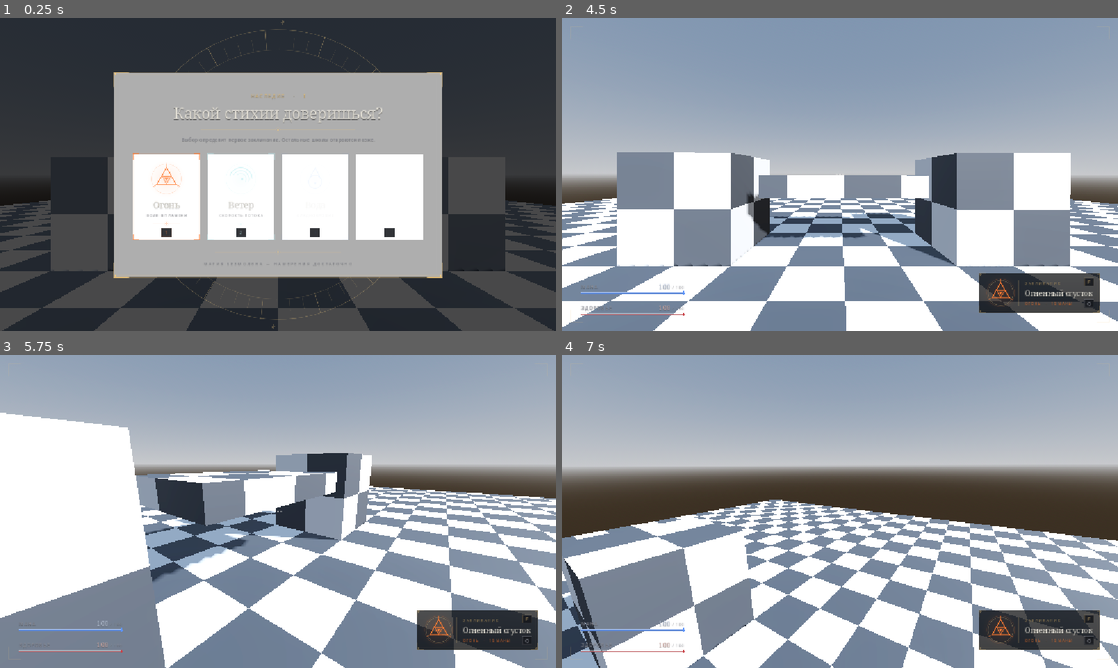
Above: before the commit, frames 1-4 (two rows, left to right).
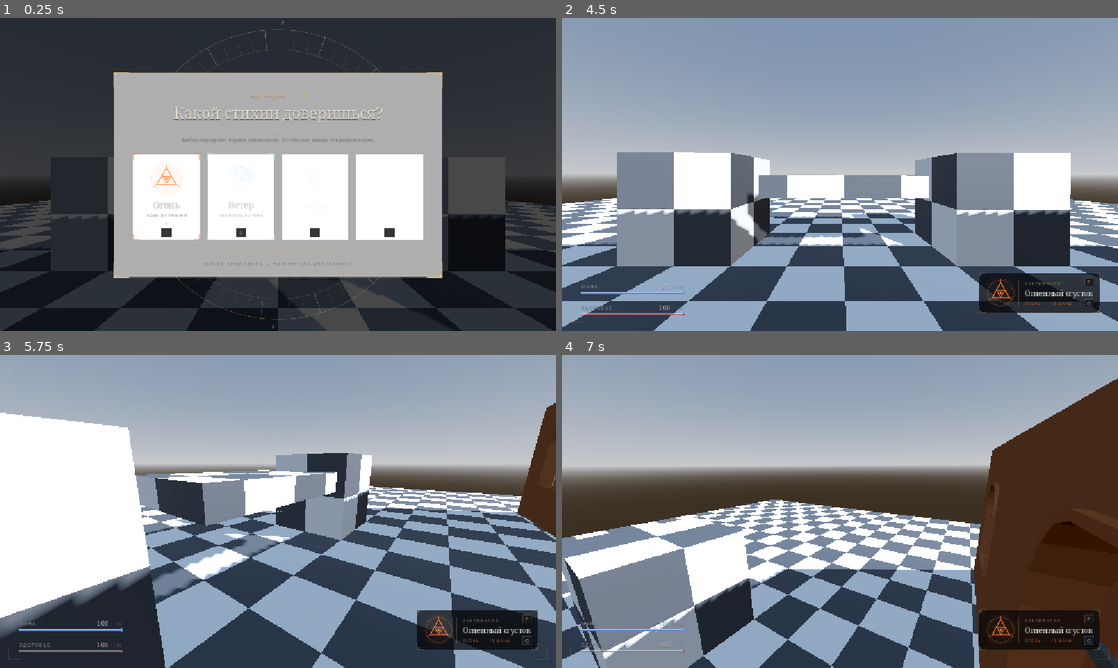
Above: after the commit, the same moments.

Repository: Tunwell1/test-game
Game: Godot game, scene res://main.tscn
Two runs of this game, one before a commit and one after it. Both use one fixed random seed, a clock stepped at 60 frames per second and the inputs below.
Inputs (mouse positions are in pixels of both pictures, inside the frame that each line leads up to):
- Up to frame 1 (0.25 s): no input
- Up to frame 2 (4.5 s): tap Enter at 0.5 s; move the mouse to (962, 158) at 0.52 s; hold D (move_right) 0.53-1.28 s; tap E (interact) at 0.6, 1.55, 2.3, 2.85, 3.8 s; click (962, 158) at 0.67 s; tap Space (jump) at 0.77, 1.52, 3.02, 3.5, 3.77 s; move the mouse to (728, 190) at 1.27 s; hold S (move_back) 1.28-2.03 s; tap F (cast_spell) at 1.35 s; move the mouse to (895, 105) at 2.02 s; hold D (move_right) 2.03-2.78 s; hold Ctrl (crouch) 2.03-2.78 s; move the mouse to (812, 237) at 2.77 s; hold W (move_forward) 2.78-3.53 s; click (812, 237) at 2.92 s; move the mouse to (1006, 221) at 3.52 s; hold A (move_left) from 3.53 s (still down); tap Q (next_spell) at 3.6 s; tap Escape (ui_cancel) at 4.15 s; move the mouse to (673, 127) at 4.27 s; tap 1 (pick_school_1) at 4.35 s
- Up to frame 3 (5.75 s): tap Space (jump) at 4.52 s; tap E (interact) at 4.55, 5.3 s; move the mouse to (283, 511) at 5.02 s; release A (move_left) at 5.03 s; hold W (move_forward) from 5.03 s (still down); tap 2 (pick_school_2) at 5.1 s; click (283, 511) at 5.17 s
- Up to frame 4 (7 s): move the mouse to (817, 505) at 5.77 s; release W (move_forward) at 5.78 s; hold D (move_right) 5.78-6.53 s; tap 3 (pick_school_3) at 5.85 s; tap Space (jump) at 6.02, 6.77 s; tap E (interact) at 6.05, 6.8 s; move the mouse to (867, 511) at 6.52 s; hold W (move_forward) from 6.53 s (still down); tap 4 (pick_school_4) at 6.6 s

The runs differ from the first frame. In frame 1, 12% of the frame differs, in the area x 0-100%, y 63-100%; in frame 2, 30%; in frame 3, 37%, in the area x 0-100%, y 15-100%; in frame 4, 34%.

Commit message:
Add wall collisions and interactive door

Diff:
--- /dev/null
+++ b/Models/Wall_and_two_windows_with_collision.tscn
@@ -0,0 +1,9 @@
+[gd_scene load_steps=3 format=3]
+
+[ext_resource type="PackedScene" path="res://Models/Wall_and_two_windows.glb" id="1_model"]
+[ext_resource type="Script" path="res://Models/static_mesh_collision.gd" id="2_collision"]
+
+[node name="WallAndTwoWindows" type="StaticBody3D"]
+script = ExtResource("2_collision")
+
+[node name="ImportedModel" parent="." instance=ExtResource("1_model")]
--- /dev/null
+++ b/Models/Wall_and_window_with_collision.tscn
@@ -0,0 +1,9 @@
+[gd_scene load_steps=2 format=3]
+
+[ext_resource type="PackedScene" path="res://Models/Wall_and_widnow.glb" id="1_model"]
+[ext_resource type="Script" path="res://Models/static_mesh_collision.gd" id="2_collision"]
+
+[node name="WallAndWindow" type="StaticBody3D"]
+script = ExtResource("2_collision")
+
+[node name="ImportedModel" parent="." instance=ExtResource("1_model")]
--- /dev/null
+++ b/Models/Wall_door_with_collision.tscn
@@ -0,0 +1,17 @@
+[gd_scene load_steps=4 format=3]
+
+[ext_resource type="PackedScene" path="res://Models/Wall_door.glb" id="1_model"]
+[ext_resource type="Script" path="res://Models/static_mesh_collision.gd" id="2_collision"]
+[ext_resource type="Script" path="res://Models/door_controller.gd" id="3_door"]
+
+[node name="WallDoor" type="StaticBody3D"]
+# Physical wall only; it is deliberately not on the player's interact-ray layer.
+collision_layer = 1
+script = ExtResource("2_collision")
+
+[node name="ImportedModel" parent="." instance=ExtResource("1_model")]
+
+[node name="Door" type="AnimatableBody3D" parent="."]
+# Dedicated layer 3: the interaction ray can target the leaf, not the wall.
+collision_layer = 4
+script = ExtResource("3_door")
--- a/Models/Wall_with_collision.tscn
+++ b/Models/Wall_with_collision.tscn
@@ -3,7 +3,7 @@
 [ext_resource type="PackedScene" path="res://Models/Wall.glb" id="1_model"]
 
 [sub_resource type="BoxShape3D" id="BoxShape3D_wall"]
-size = Vector3(6, 5.6, 0.8)
+size = Vector3(6.8, 6.0, 1.2)
 
 [node name="Wall" type="StaticBody3D"]
 
--- /dev/null
+++ b/Models/door_controller.gd
@@ -0,0 +1,111 @@
+extends AnimatableBody3D
+
+@export_range(0.0, 180.0, 1.0) var open_angle_degrees: float = 100.0
+@export var open_duration: float = 0.7
+## Change to 1.0 if the leaf should swing to the opposite side.
+@export var open_direction: float = -1.0
+## glTF node identity for the moving leaf.
+@export_range(0, 20, 1) var door_mesh_index: int = 2
+
+var _is_open: bool = false
+var _motion: Tween
+var _door_mesh: MeshInstance3D
+var _initialized: bool = false
+var _closed_rotation: Vector3
+
+
+func _ready() -> void:
+	# Enforce the interaction layer even if a parent scene overrides it.
+	collision_layer = 4
+	collision_mask = 0
+	call_deferred("_setup_door")
+
+
+func _setup_door() -> void:
+	if _initialized:
+		return
+	# This body is an interaction target, not part of the static wall collision.
+	collision_layer = 4
+	collision_mask = 0
+	var imported_model: Node = get_parent().get_node_or_null("ImportedModel")
+	if imported_model == null:
+		push_warning("Door controller: ImportedModel was not found.")
+		return
+
+	var meshes: Array[MeshInstance3D] = []
+	_collect_meshes(imported_model, meshes)
+	if meshes.is_empty():
+		push_warning("Door controller: ImportedModel contains no MeshInstance3D nodes.")
+		return
+
+	# Prefer the known glTF identity, but fall back to its stable third-mesh order.
+	for mesh_instance in meshes:
+		if _is_door_mesh(mesh_instance):
+			_door_mesh = mesh_instance
+			break
+	if _door_mesh == null and door_mesh_index < meshes.size():
+		_door_mesh = meshes[door_mesh_index]
+	if _door_mesh == null or _door_mesh.mesh == null:
+		push_warning("Door controller: door mesh not found. Meshes: %s" % _describe_meshes(meshes))
+		return
+
+	# Keep the imported leaf exactly where it is when closed, and place this
+	# body origin at its node origin—the x=0 (hinge) edge of the mesh.
+	var mesh_global_transform: Transform3D = _door_mesh.global_transform
+	var hinge_global_transform := Transform3D(mesh_global_transform.basis, mesh_global_transform.origin)
+	_door_mesh.reparent(self, false)
+	global_transform = hinge_global_transform
+	_door_mesh.transform = Transform3D.IDENTITY
+	_closed_rotation = rotation
+
+	# The leaf mesh is a thin, high-poly slab. A box from its local mesh bounds
+	# is more reliable in Jolt than a convex hull built from every face vertex.
+	var mesh_bounds: AABB = _door_mesh.mesh.get_aabb()
+	if mesh_bounds.size.length_squared() <= 0.0001:
+		push_warning("Door controller: door mesh has empty bounds.")
+		return
+	var shape := BoxShape3D.new()
+	shape.size = mesh_bounds.size
+	var collision := CollisionShape3D.new()
+	collision.name = "DoorCollision"
+	collision.shape = shape
+	collision.position = mesh_bounds.position + mesh_bounds.size * 0.5
+	add_child(collision)
+	_initialized = true
+	print("Door initialized from mesh '%s' / '%s'. Press E to toggle." % [_door_mesh.name, _door_mesh.mesh.resource_name])
+
+
+func interact() -> void:
+	if not _initialized:
+		_setup_door()
+	if not _initialized:
+		return
+	if _motion and _motion.is_running():
+		_motion.kill()
+
+	_is_open = not _is_open
+	var target_angle := deg_to_rad(open_angle_degrees * open_direction if _is_open else 0.0)
+	var target_rotation := _closed_rotation + Vector3(0.0, target_angle, 0.0)
+	_motion = create_tween()
+	_motion.set_trans(Tween.TRANS_SINE).set_ease(Tween.EASE_IN_OUT)
+	_motion.tween_property(self, "rotation", target_rotation, open_duration)
+
+
+func _collect_meshes(node: Node, result: Array[MeshInstance3D]) -> void:
+	if node is MeshInstance3D and node.mesh != null:
+		result.append(node as MeshInstance3D)
+	for child in node.get_children():
+		_collect_meshes(child, result)
+
+
+func _is_door_mesh(node: MeshInstance3D) -> bool:
+	var node_name := String(node.name).replace("_", ".")
+	var mesh_name := String(node.mesh.resource_name).replace("_", ".") if node.mesh else ""
+	return node_name.begins_with("Cube.016") or mesh_name.begins_with("Cube.015")
+
+
+func _describe_meshes(meshes: Array[MeshInstance3D]) -> String:
+	var descriptions: PackedStringArray = []
+	for index in range(meshes.size()):
+		descriptions.append("%d:%s/%s" % [index, meshes[index].name, meshes[index].mesh.resource_name])
+	return ", ".join(descriptions)
--- /dev/null
+++ b/Models/static_mesh_collision.gd
@@ -0,0 +1,32 @@
+extends StaticBody3D
+
+## Builds static triangle-mesh colliders for imported architectural meshes.
+func _ready() -> void:
+	var meshes: Array[MeshInstance3D] = []
+	_collect_meshes($ImportedModel, meshes)
+	for index in range(meshes.size()):
+		var mesh_instance := meshes[index]
+		# Door leaf is Cube.016 / Cube.015. Its stable glTF order is third.
+		if _is_door_mesh(mesh_instance) or (meshes.size() >= 3 and index == 2):
+			continue
+		var shape: ConcavePolygonShape3D = mesh_instance.mesh.create_trimesh_shape()
+		if shape == null:
+			continue
+		var collision := CollisionShape3D.new()
+		collision.shape = shape
+		var collider_transform: Transform3D = global_transform.affine_inverse() * mesh_instance.global_transform
+		add_child(collision)
+		collision.transform = collider_transform
+
+
+func _collect_meshes(node: Node, result: Array[MeshInstance3D]) -> void:
+	if node is MeshInstance3D and node.mesh != null:
+		result.append(node as MeshInstance3D)
+	for child in node.get_children():
+		_collect_meshes(child, result)
+
+
+func _is_door_mesh(node: MeshInstance3D) -> bool:
+	var node_name := String(node.name).replace("_", ".")
+	var mesh_name := String(node.mesh.resource_name).replace("_", ".") if node.mesh else ""
+	return node_name.begins_with("Cube.016") or mesh_name.begins_with("Cube.015")
--- a/main.tscn
+++ b/main.tscn
@@ -5,6 +5,9 @@
 [ext_resource type="Script" uid="uid://cwgtp0lhnuofk" path="res://Interactable.gd" id="3_interact"]
 [ext_resource type="Script" uid="uid://cnjr2p75ao1pj" path="res://enemy_health_overlay.gd" id="5_overlay"]
 [ext_resource type="PackedScene" path="res://Models/Wall_with_collision.tscn" id="6_7mycd"]
+[ext_resource type="PackedScene" path="res://Models/Wall_and_two_windows_with_collision.tscn" id="7_two_windows"]
+[ext_resource type="PackedScene" path="res://Models/Wall_door_with_collision.tscn" id="8_door"]
+[ext_resource type="PackedScene" path="res://Models/Wall_and_window_with_collision.tscn" id="9_window"]
 
 [sub_resource type="ProceduralSkyMaterial" id="ProceduralSkyMaterial_1"]
 sky_horizon_color = Color(0.64625, 0.65575, 0.67075, 1)
@@ -131,3 +134,12 @@
 
 [node name="Wall" parent="." unique_id=929803202 instance=ExtResource("6_7mycd")]
 transform = Transform3D(0.6, 0, 0, 0, 0.6, 0, 0, 0, 0.6, -7.3888865, 0, 1.6779308)
+
+[node name="WallAndTwoWindows" parent="." instance=ExtResource("7_two_windows")]
+transform = Transform3D(0.6, 0, 0, 0, 0.6, 0, 0, 0, 0.6, -3.305, 0, 1.6779308)
+
+[node name="WallDoor" parent="." instance=ExtResource("8_door")]
+transform = Transform3D(0.6, 0, 0, 0, 0.6, 0, 0, 0, 0.6, 0.778, 0, 1.6779308)
+
+[node name="WallAndWindow" parent="." instance=ExtResource("9_window")]
+transform = Transform3D(0.6, 0, 0, 0, 0.6, 0, 0, 0, 0.6, 4.862, 0, 1.6779308)
--- a/pause_menu.gd
+++ b/pause_menu.gd
@@ -70,8 +70,9 @@
 		_saved_sensitivity_percent = float(_settings.get_value("controls", "sensitivity_percent", 100.0))
 		_saved_window_mode = int(_settings.get_value("display", "window_mode", _saved_window_mode))
 		_saved_resolution_index = int(_settings.get_value("display", "resolution_index", _saved_resolution_index))
-		for action in _settings.get_section_keys("bindings"):
-			_saved_bindings[action] = _settings.get_value("bindings", action)
+		if _settings.has_section("bindings"):
+			for action in _settings.get_section_keys("bindings"):
+				_saved_bindings[action] = _settings.get_value("bindings", action)
 	_saved_volume_percent = clampf(_saved_volume_percent, 0.0, 100.0)
 	_saved_sensitivity_percent = clampf(_saved_sensitivity_percent, 25.0, 200.0)
 	_saved_resolution_index = clampi(_saved_resolution_index, 0, RESOLUTIONS.size() - 1)
--- a/player.gd
+++ b/player.gd
@@ -380,17 +380,21 @@
 	head.position.y = lerpf(head.position.y, target_head_y, kh)
 
 func has_interact_target() -> bool:
-	if interact_ray == null or not interact_ray.is_colliding():
+	if interact_ray == null or not interact_ray.enabled:
+		return false
+	# The HUD samples in _process while the ray normally updates in the physics
+	# tick. Force a fresh query so the prompt tracks the current camera aim.
+	interact_ray.force_raycast_update()
+	if not interact_ray.is_colliding():
 		return false
 	var obj := interact_ray.get_collider()
 	return obj != null and obj.has_method("interact")
 
 func _process_interaction() -> void:
-	if Input.is_action_just_pressed("interact"):
-		if interact_ray and interact_ray.is_colliding() and interact_ray.get_collider():
-			var obj = interact_ray.get_collider()
-			if obj and obj.has_method("interact"):
-				obj.call("interact")
+	if Input.is_action_just_pressed("interact") and has_interact_target():
+		var obj := interact_ray.get_collider()
+		if obj != null:
+			obj.call("interact")
 
 func _apply_head_bob(delta: float) -> void:
 	# SpringArm3D сам задаёт позицию камеры, поэтому покачиваем сам CameraBoom
Binary file changed: Models/Wall.glb
Binary file added: Models/Wall_and_two_windows.glb
Not shown, added: Models/Wall_and_two_windows.glb.import
Binary file added: Models/Wall_and_widnow.glb
Not shown, added: Models/Wall_and_widnow.glb.import
Binary file added: Models/Wall_door.glb
Not shown, added: Models/Wall_door.glb.import
Not shown, added: Models/door_controller.gd.uid
Not shown, added: Models/static_mesh_collision.gd.uid
